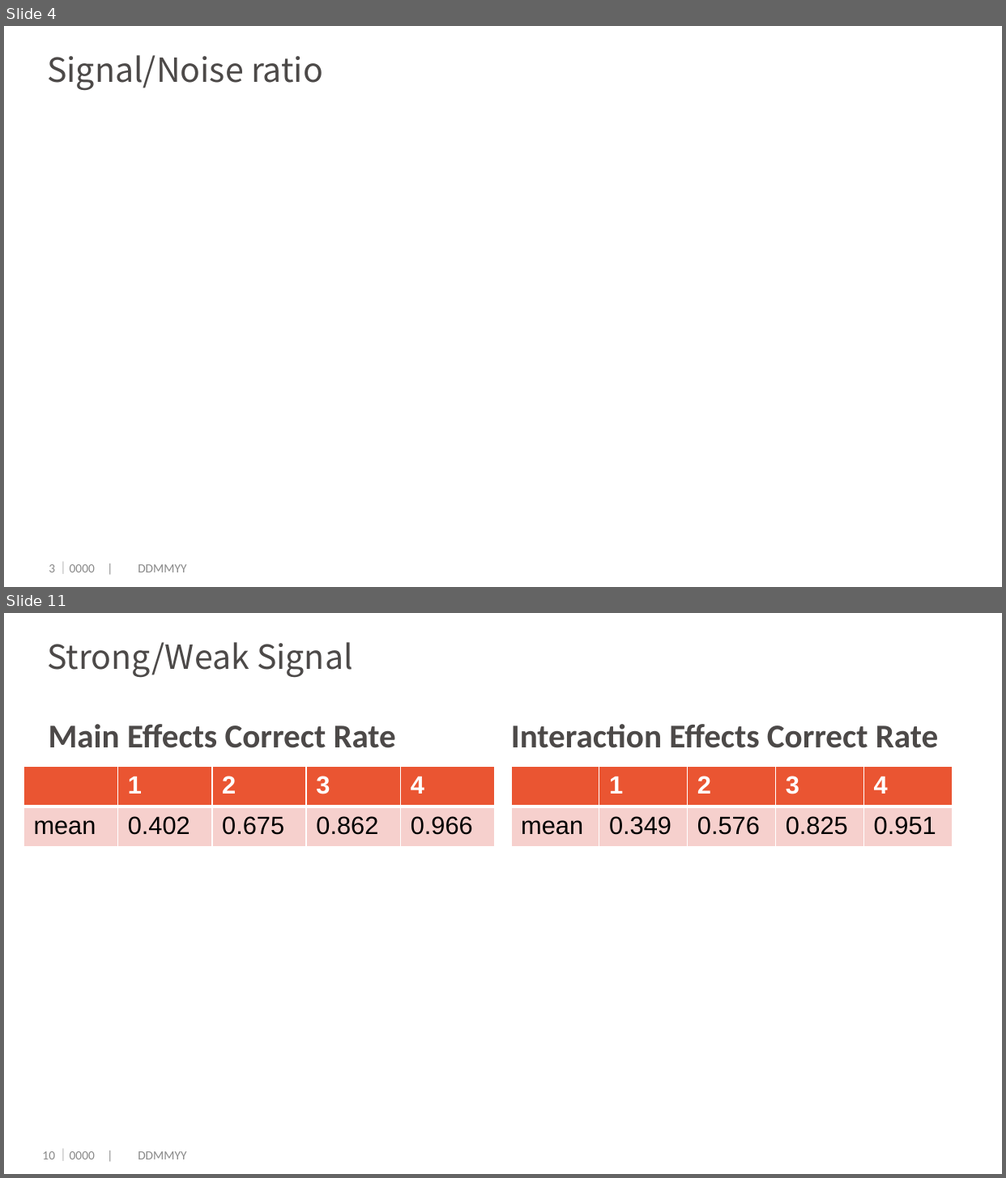
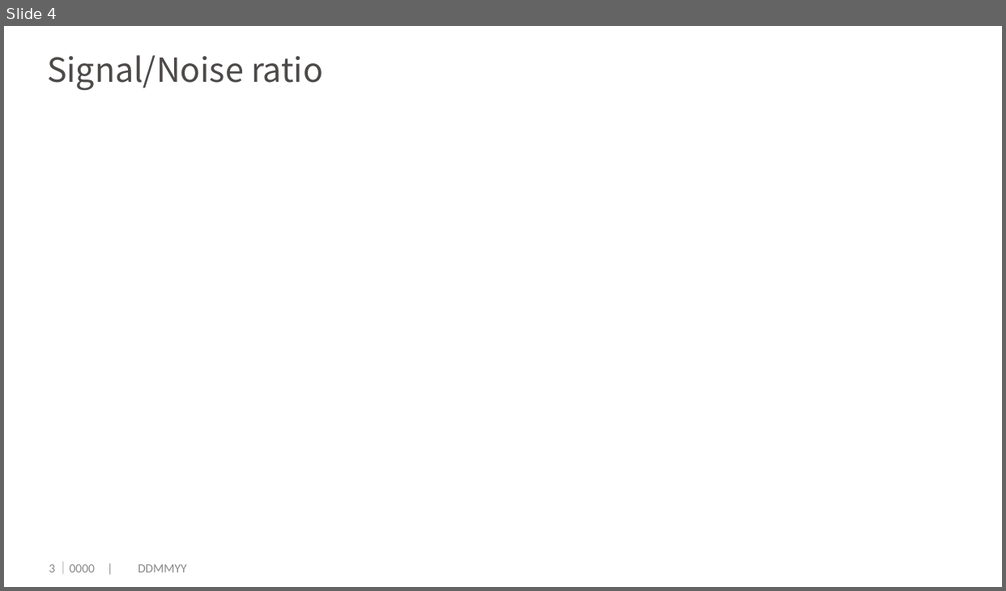
Before and after one commit to dengwx11/GroupLasso, a slide deck: manu & slides/814.pptx. Shown one above the other, each under a label of ours: slides 4 and 11 before the commit, slide 4 after it; the slides between them are not shown. The pictures are 1006x1178 and 1006x591 pixels, drawn with LibreOffice and Linux fonts; fonts in the diff are those of the drawing; grey boxes stand for pictures; background and template pictures are left out. Boxes give left, top, right and bottom in pixels: in the first picture for what was removed or moved away, otherwise in the second. Text is boxed around its words. In the diff, an @@ line names an element or a change of style, - is before the commit and + after.

```diff
--- a/manu & slides/814.pptx
+++ b/manu & slides/814.pptx
@@ slide 11 removed at box(4, 613, 1002, 1174), background #FFFFFF @@
@@ title removed at box(47, 642, 353, 678) @@
-Strong/Weak Signal
@@ text removed at box(49, 724, 396, 748) @@
-Main Effects Correct Rate
@@ text removed at box(511, 724, 938, 748) @@
-Interaction Effects Correct Rate
@@ table removed at box(24, 765, 493, 846), 2 rows, 5 columns @@
- | 1 | 2 | 3 | 4
-mean | 0.402 | 0.675 | 0.862 | 0.966
@@ table removed at box(511, 765, 950, 846), 2 rows, 5 columns @@
- | 1 | 2 | 3 | 4
-mean | 0.349 | 0.576 | 0.825 | 0.951
@@ page number removed at box(42, 1152, 55, 1160) @@
-10
@@ text removed at box(57, 1149, 186, 1161) @@
-｜0000 | DDMMYY
```
Also in this commit, not shown: 4 slides changed, 13 slides added, 11 other slides removed, 9 other files.
